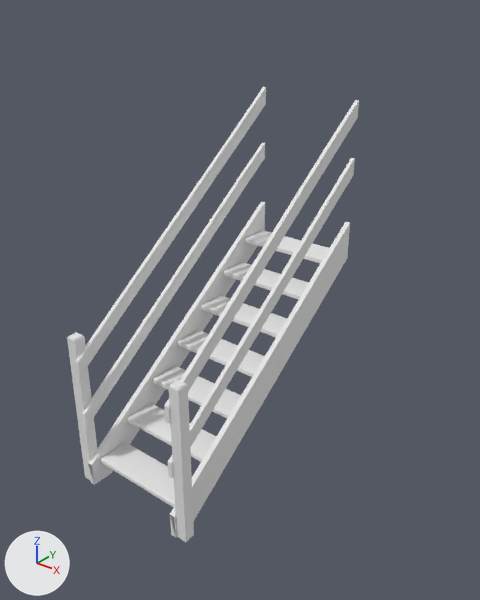
Before and after pictures for a commit that changed the FBX model Assets/Download/StairsGarage.fbx.
The view is the same before and after, from a camera (50 mm lens) standing at (2.8, -3.97, 3.32) and looking at (0.04, -0.51, 1.18). The axes (+X, +Y, +Z) are drawn at lower left. The lights are the same throughout.

Script lines for the objects in view, before the commit:
```python
me_stairs_lwo = bpy.data.meshes.new('stairs.lwo')
me_stairs_lwo.from_pydata(...)  # 1836 vertices, 1944 faces; spans x -0.5..0.51, y 0.0..2.55, z -0.34..1.69
me_stairs_lwo.materials.append(mat_bannisters)  # white #e7e7e7
ob_stairs_lwo = bpy.data.objects.new('stairs.lwo', me_stairs_lwo)
ob_stairs_lwo.location = (0.0, 0.0, 0.0)
ob_stairs_lwo.rotation_euler = (1.571, 0.0, 0.0)  # degrees (90, 0, 0)
```
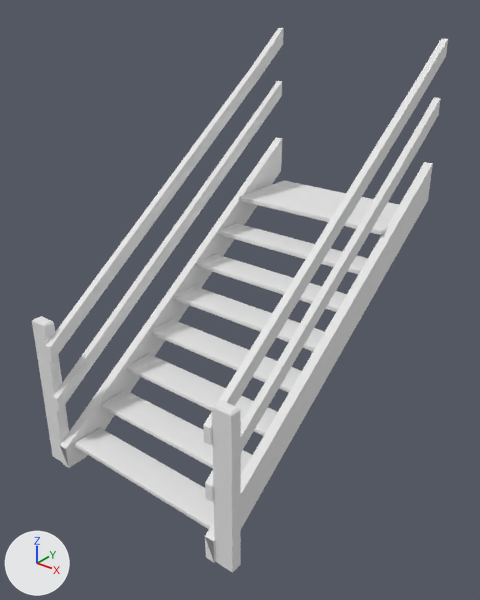
The edits, one by one:
me_stairs_lwo is used by ob_stairs_lwo; location (0.0, 0.0, 0.0); rotation (1.571, 0.0, 0.0), in degrees (90, 0, 0).
me_stairs_lwo had 1836 vertices, 1944 faces and spanned x -0.5..0.51, y 0.0..2.55, z -0.34..1.69.
me_stairs_lwo now has 2153 vertices, 2210 faces and spans x -0.5..0.51, y 0.0..2.94, z -0.99..1.69.
me_stairs_lwo part 1: 47 vertices moved from x -0.42..0.43, y 1.34..2.55, z -0.34..0.03 to x -0.42..0.43, y 1.72..2.94, z -0.98..-0.61; 317 vertices added at x -0.37..0.44, y 0.24..2.01, z -0.99..1.43.
Object 'stairs.lwo' (ob_stairs_lwo) is rescaled from (1.0, 1.0, 1.0) to (1.77, 1.0, 1.0).

Boxes (x1, y1, x2, y2) around the edits, measured in the pictures (480 x 600 px):
'stairs.lwo', reshaped, rescaled (42% wider, 20% taller)
    before: (67, 87, 359, 542)
    after: (32, 28, 448, 573)
part 1 of me_stairs_lwo, built on
    before: (75, 87, 359, 537)
    after: (45, 28, 448, 563)
